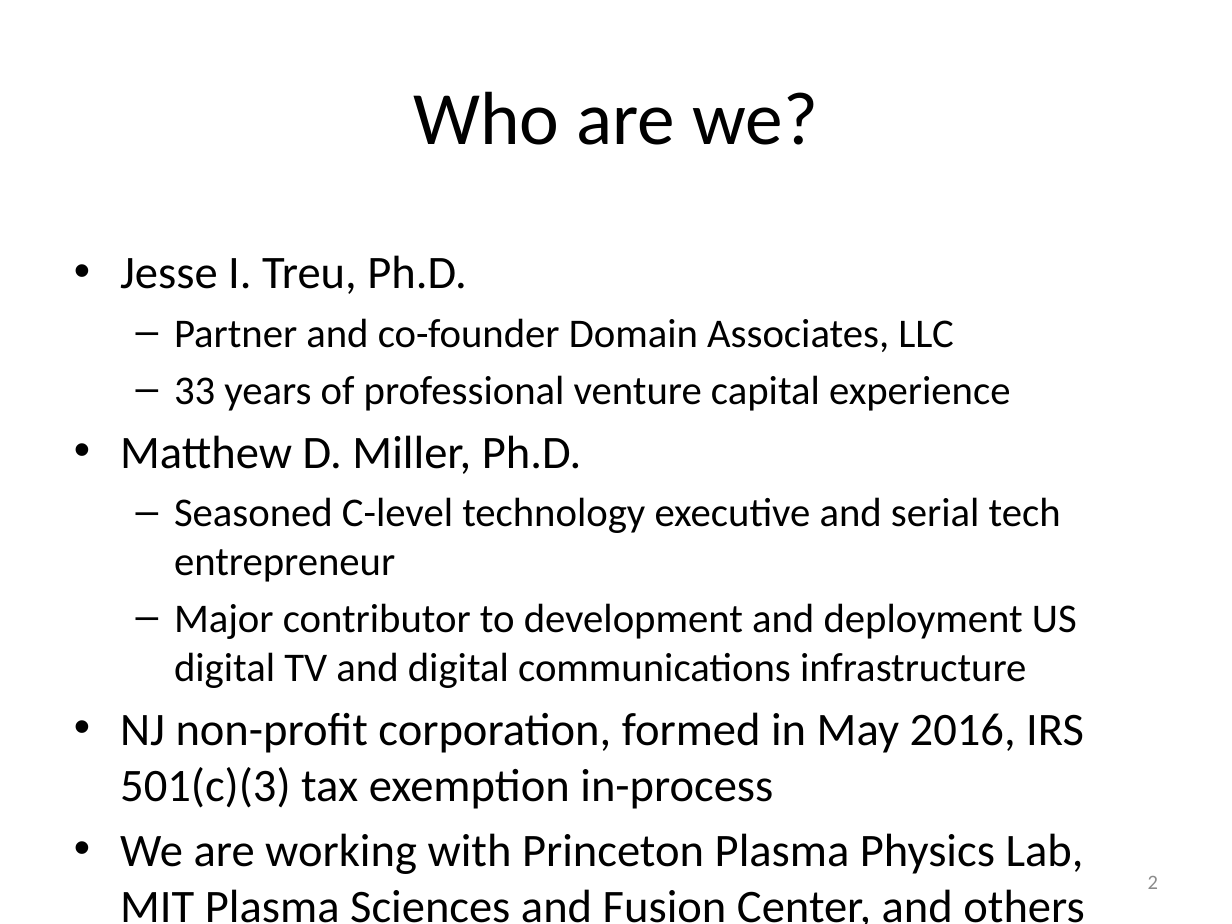
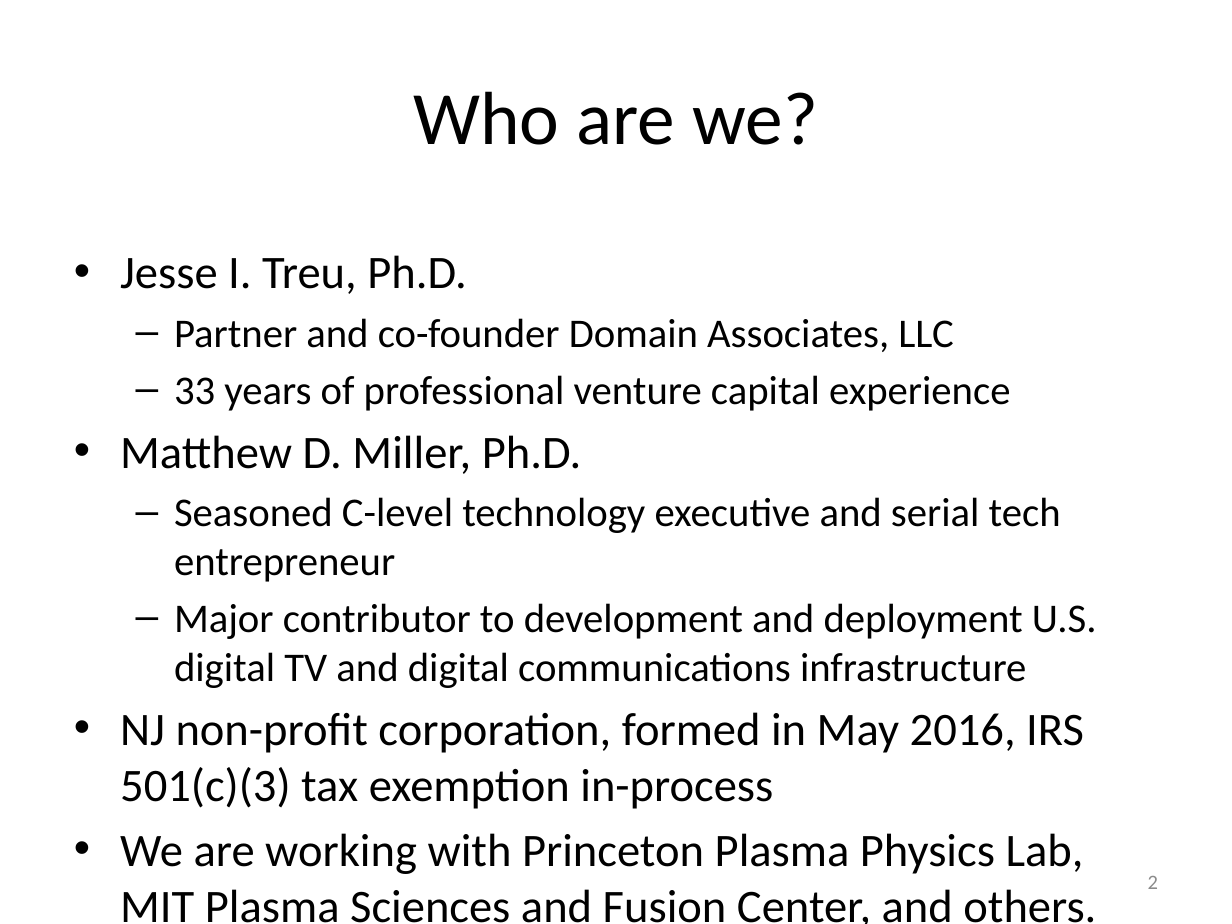
Before and after one commit to StellarEnergyFoundation/Presentations, a slide deck: slide 2 of stellar_shortresaved042118.pptx. Drawn at 1232x924 pixels with LibreOffice and Linux fonts; fonts in the diff are those of the drawing. Boxes give left, top, right and bottom in pixels: in the first picture for what was removed or moved away, otherwise in the second. Text is boxed around its words. In the diff, an @@ line names an element or a change of style, - is before the commit and + after.

Commit message:
Add files via upload
Corrected some typos which Karen spotted.

```diff
--- a/stellar_shortresaved042118.pptx
+++ b/stellar_shortresaved042118.pptx
@@ text at [174,603,1097,688]: text changed @@
-  – Major contributor to development and deployment US digital TV and digital communications infrastructure
+  – Major contributor to development and deployment U.S. digital TV and digital communications infrastructure
@@ text at [120,833,1096,924]: text changed @@
-• We are working with Princeton Plasma Physics Lab, MIT Plasma Sciences and Fusion Center, and others
+• We are working with Princeton Plasma Physics Lab, MIT Plasma Sciences and Fusion Center, and others.
```
Also in this commit, not shown: 4 other slides changed.
